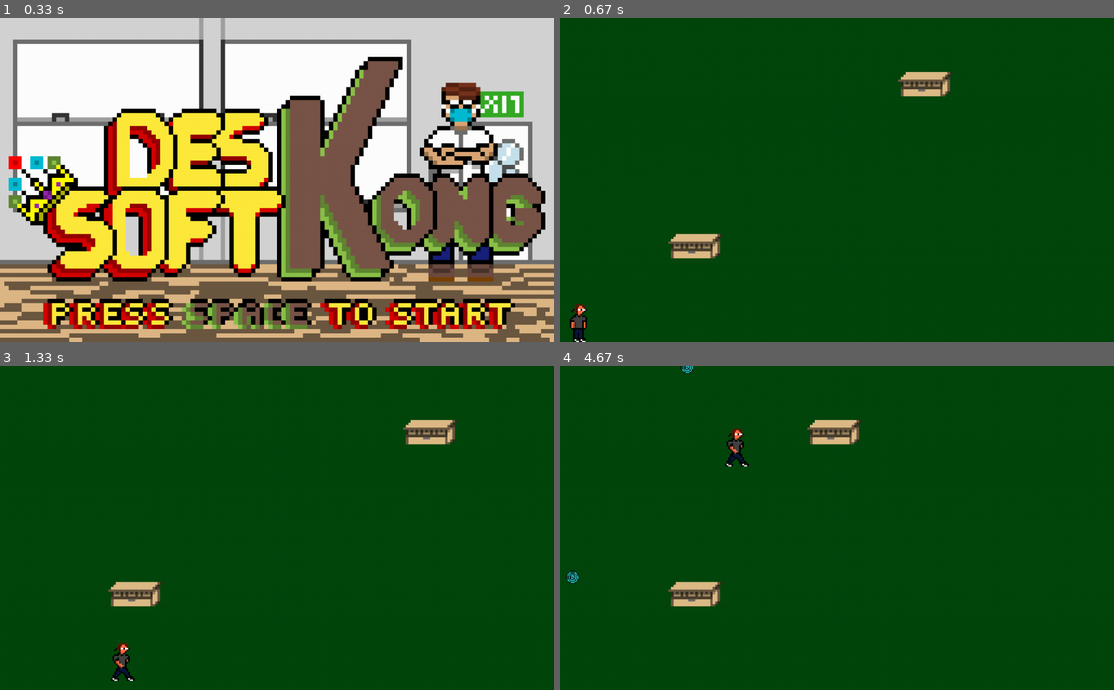
Above: before the commit, frames 1-4 (two rows, left to right).
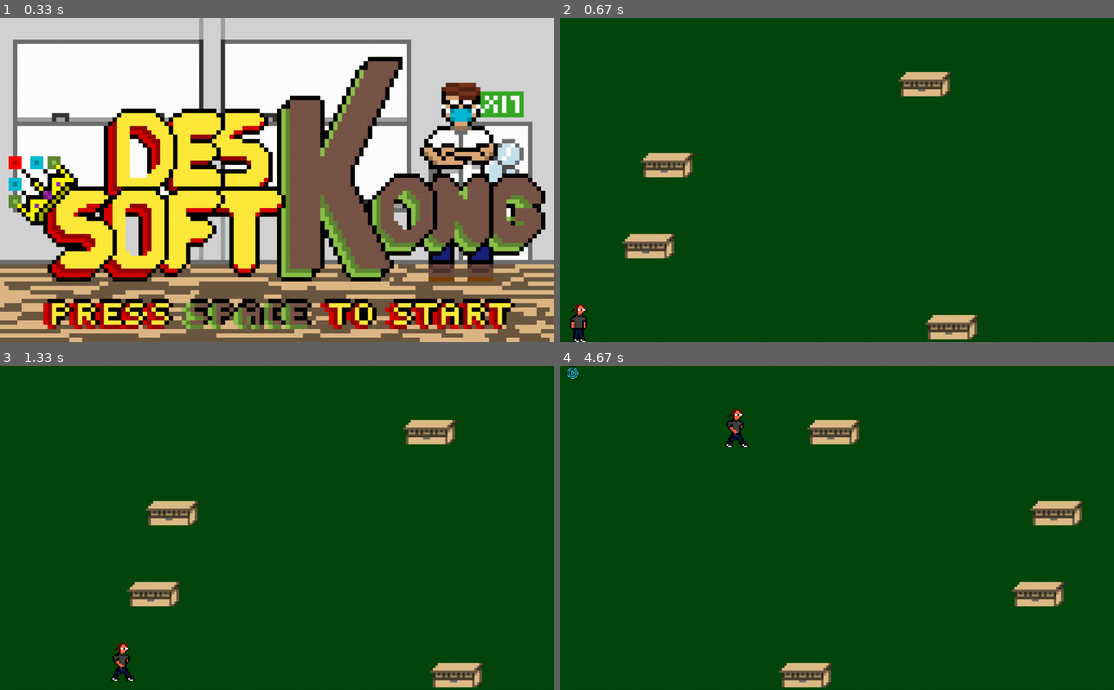
Above: after the commit, the same moments.

Repository: DeLucca990/Projeto_Final_Dsoft
Game: pygame game, started from jogo_pygame.py
Same seed, same stepped clock (60 frames per second), same inputs: the game is played once before the commit and once after it.
Inputs:
- Up to frame 1 (0.33 s): no input
- Up to frame 2 (0.67 s): tap Space at 0.33 s
- Up to frame 3 (1.33 s): hold Right 0.67-1.13 s; hold Right from 1.17 s (still down); tap Space at 1.23 s
- Up to frame 4 (4.67 s): tap Space at 1.53, 1.73, 2.03, 2.3, 2.6, 2.73, 3.03, 3.4, 3.7, 3.9, 4.2, 4.4 s; release Right at 1.63 s; hold Left 1.67-2.2 s; hold Left 2.23-2.63 s; hold Right 2.67-3.3 s; hold Left 3.33-3.8 s; hold Right 3.83-4.3 s; hold Right from 4.33 s (still down)

Frame 1 is identical in both runs. In frame 2, 2.6% of the frame differs, in the area x 11-76%, y 41-100%; in frame 3, 2.0%; in frame 4, 3.3%, in the area x 1-95%, y 0-100%.

Commit message:
Consertando a física entre o jogador e a plataforma

Diff:
--- a/jogo_pygame.py
+++ b/jogo_pygame.py
@@ -17,19 +17,19 @@
 grupo_de_play=pygame.sprite.Group()
 grupo_de_ep=pygame.sprite.Group()
 grupo_de_quizz=pygame.sprite.Group()
-grupo_de_vida=pygame.sprite.Group()
+grupo_de_monitores=pygame.sprite.Group()
 grupo_de_plataforma=pygame.sprite.Group()
                          #ini  #fim #gap
-for pos_inicial in range (100,200,150):
+for pos_inicial in range (100,600,150):
     pos_x=random.randint(10,900)
     plat_movel=Plataforma(pos_x,pos_inicial)
     grupo_de_plataforma.add(plat_movel)
 
-plat_fix=Plataforma2()
-grupo_de_plataforma.add(plat_fix)
 jogador=Personagem()
 grupo_de_play.add(jogador)
 
+#Itens relevantes:
+vidas=5
 game=True
 timer=0
 clock=pygame.time.Clock()
@@ -67,34 +67,23 @@
     timer+=1
     if timer>20:
         timer=0
-        if random.random()<0.3:
+        if random.random()<0.2:
             novo_quizz=Quizz(grupo_de_play,grupo_de_quizz)
-        if random.random()<0.1:
+        if random.random()<0.05:
             novo_ep1=Ep1(grupo_de_play,grupo_de_ep)
             novo_ep2=Ep2(grupo_de_play,grupo_de_ep)
         if random.random()<0.001:
-            novo_pedro=Pedro(grupo_de_play,grupo_de_vida)
-            novo_marcio=Marcio(grupo_de_play,grupo_de_vida)
+            novo_pedro=Pedro(grupo_de_play,grupo_de_monitores)
+            novo_marcio=Marcio(grupo_de_play,grupo_de_monitores)
 
     #Colisões:
     colisao_jogador_quizz=pygame.sprite.spritecollide(jogador,grupo_de_quizz,True,pygame.sprite.collide_mask)
     colisao_jogador_ep=pygame.sprite.spritecollide(jogador,grupo_de_ep,True,pygame.sprite.collide_mask)
-    colisao_jogador_vida=pygame.sprite.spritecollide(jogador,grupo_de_vida,True,pygame.sprite.collide_mask)
+    colisao_jogador_vida=pygame.sprite.spritecollide(jogador,grupo_de_monitores,True,pygame.sprite.collide_mask)
     colisao_jogador_mesa=pygame.sprite.spritecollide(jogador,grupo_de_plataforma,False)
+    #Colisão plataforma móvel:
     tolerancia_colisao=10
-    if colisao_jogador_mesa:
-        #plataforma fixa
-        if abs(jogador.rect.left - plat_fix.rect.right)<tolerancia_colisao:
-            jogador.vel_x=0
-            jogador.rect.left=plat_fix.rect.right
-        if abs(jogador.rect.top - plat_fix.rect.bottom)<tolerancia_colisao:
-            jogador.vel_y=1
-        if abs(jogador.rect.bottom-plat_fix.rect.top)<tolerancia_colisao:
-            jogador.vel_y=0
-        if abs(jogador.rect.right-plat_fix.rect.left)<tolerancia_colisao:
-            jogador.vel_x=0
-            jogador.rect.right=plat_fix.rect.left
-        #plataforma movel
+    for plat_movel in colisao_jogador_mesa:
         if abs(jogador.rect.left - plat_movel.rect.right)<tolerancia_colisao:
             jogador.vel_x=0
             jogador.rect.left=plat_movel.rect.right
@@ -103,12 +92,24 @@
         if abs(jogador.rect.bottom-plat_movel.rect.top)<tolerancia_colisao:
             jogador.rect.y-=2
             jogador.vel_y=2
+            jogador.vel_x=1
             jogador.rect.x+=plat_movel.vel_x
         if abs(jogador.rect.right-plat_movel.rect.left)<tolerancia_colisao:
             jogador.vel_x=0
             jogador.rect.right=plat_movel.rect.left
+    #Colisão quizz:
+    if len(colisao_jogador_quizz)>0:
+        vidas-=1
 
-    #Draw:s
+    #Colisão eps:
+    if len(colisao_jogador_ep)>0:
+        vidas-=2
+
+    #Colisão monitores:
+    if len(colisao_jogador_vida)>0:
+        vidas+=1
+
+    #Draw:
     window.fill((4,71 ,13))
     grupo_de_plataforma.draw(window)
     grupo_de_play.draw(window)
